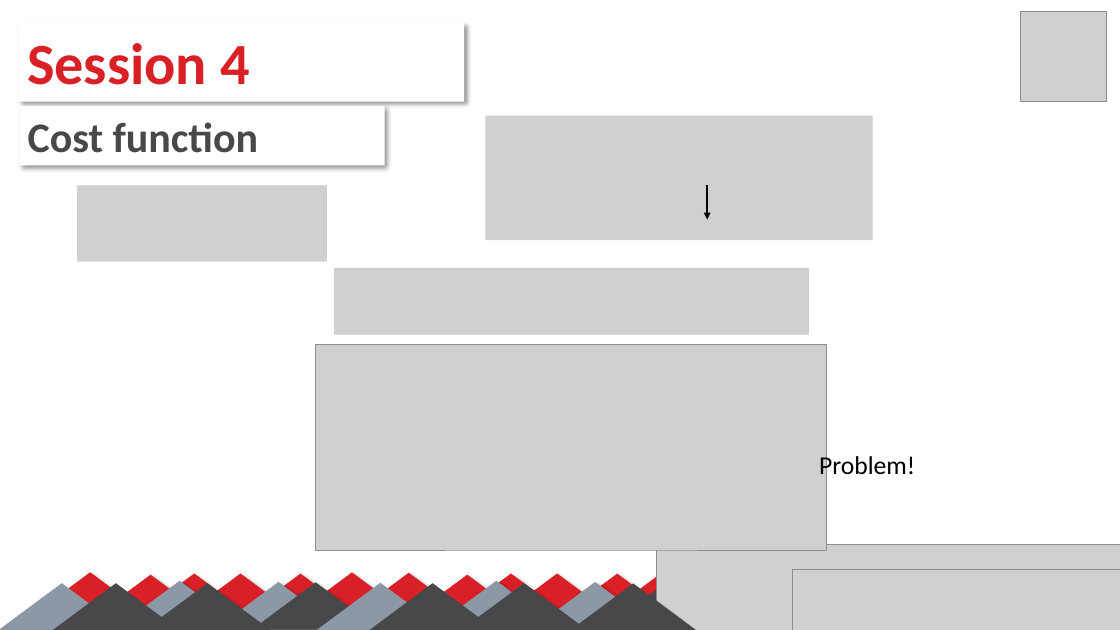
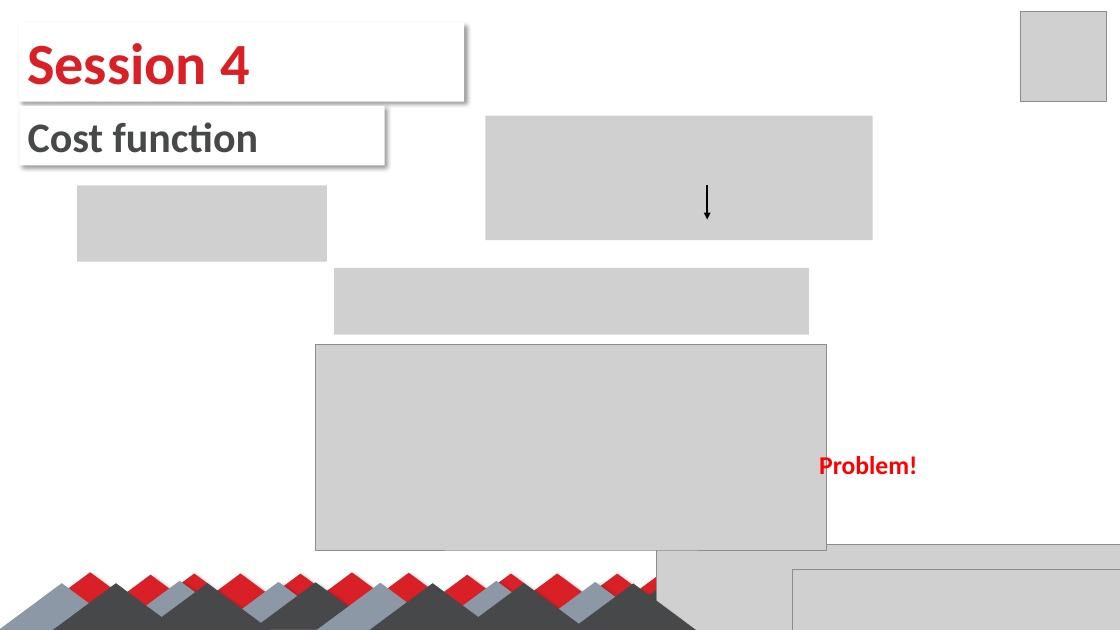
Before and after one commit to SalmaGira/machine-learning-workshop-Kvector, a slide deck: slide 13 of Sessions/Session 4/Session_04.pptx (slide 11 before the commit). Drawn at 1120x630 pixels with LibreOffice and Linux fonts; fonts in the diff are those of the drawing; grey boxes stand for pictures. Boxes give left, top, right and bottom in pixels: in the first picture for what was removed or moved away, otherwise in the second. Text is boxed around its words. In the diff, an @@ line names an element or a change of style, - is before the commit and + after.

```diff
--- a/Sessions/Session 4/Session_04.pptx
+++ b/Sessions/Session 4/Session_04.pptx
@@ text "Problem!" at <box>819,453,917,480</box>: text colour #000000 to #FF0000, bold on @@
```
Also in this commit, not shown: 5 other slides changed, 5 slides added.
